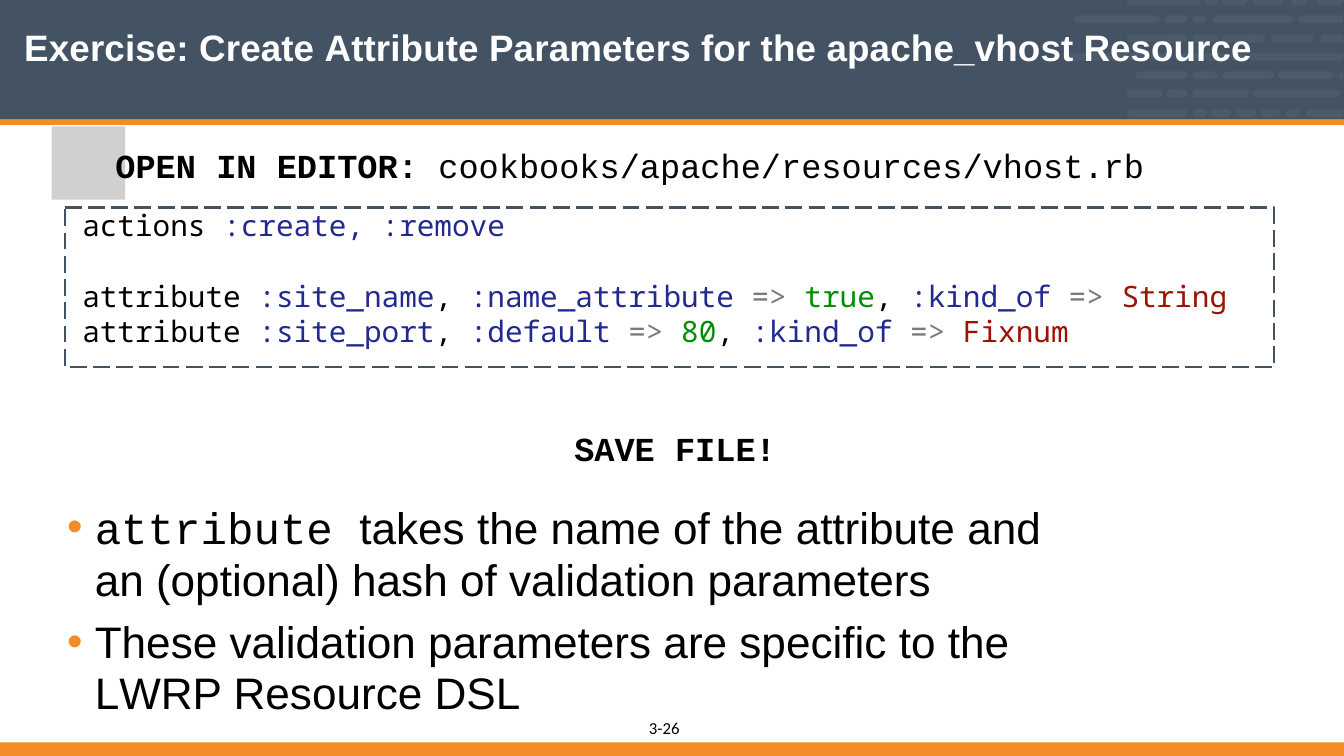
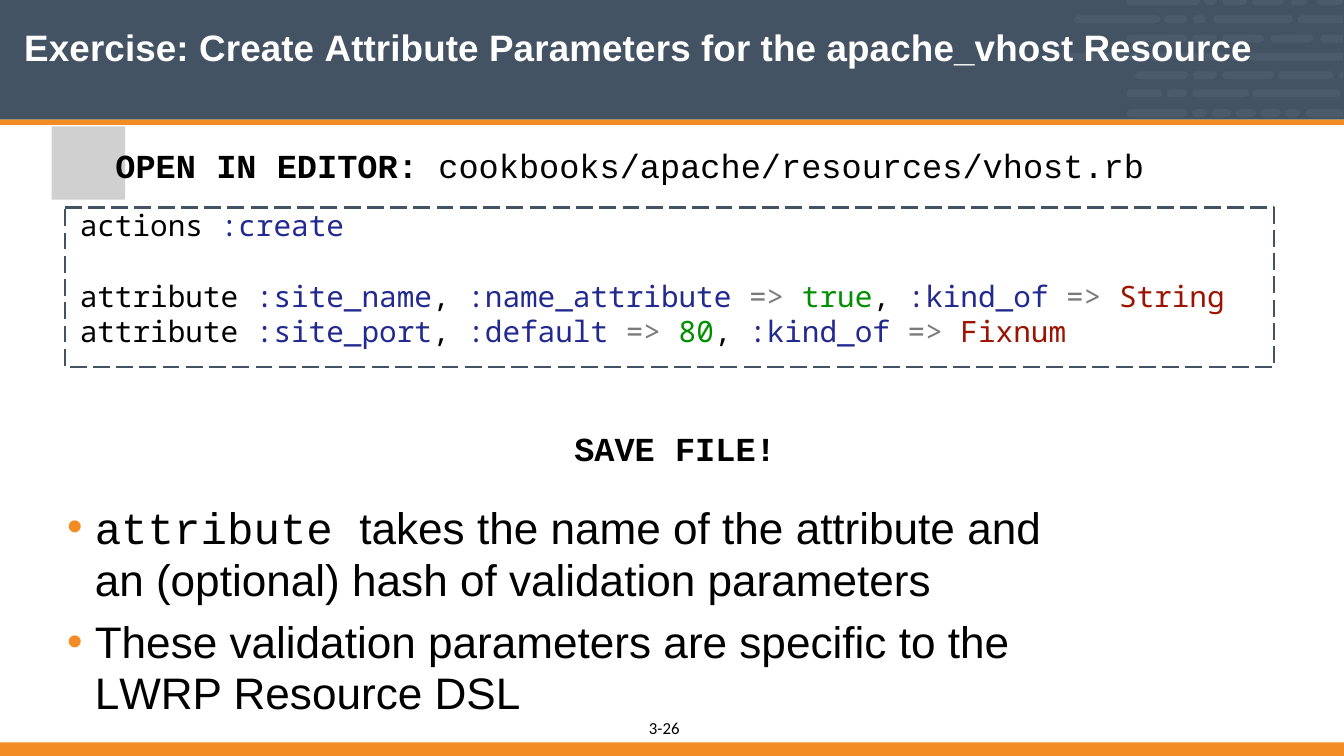
Before and after one commit to vinyar/chef-intermediate, a slide deck: slide 26 of 03-building_custom_resources.pptx. Drawn at 1344x756 pixels with LibreOffice and Linux fonts; fonts in the diff are those of the drawing; grey boxes stand for pictures. Boxes give left, top, right and bottom in pixels: in the first picture for what was removed or moved away, otherwise in the second. Text is boxed around its words. In the diff, an @@ line names an element or a change of style, - is before the commit and + after.

Commit message:
Updated Custom Resources
* Removed more mention of HWRP from the beginning and end of the content
* Removed the parts where the attendees create a set of data_bags to reduce the length of the section. My thought is that this could be done in a new section if that is important conversation to have but it was getting in the way of completing the section and is not absolutely necessary.
* Updated slides to include more explicit slides to remove content
* Updated slides to highlight new code that is added
* Updated the format of many of the text boxes to have indenting instead of spacing to indent the text boxes.
* Moved :remove action to being added later after the create is complete
* Changed summary questions to ask more about LWRP and not about HWRP and other confusing questions about what language the LWRP are written in.

```diff
--- a/03-building_custom_resources.pptx
+++ b/03-building_custom_resources.pptx
@@ text in freeform shape at (x1=80, y1=213, x2=344, y2=237): text changed; text colour #22298F to #000000 @@
-actions :create, :remove
+actions :create
```
Also in this commit, not shown: 12 other slides changed, 2 slides added, 8 slides removed.
